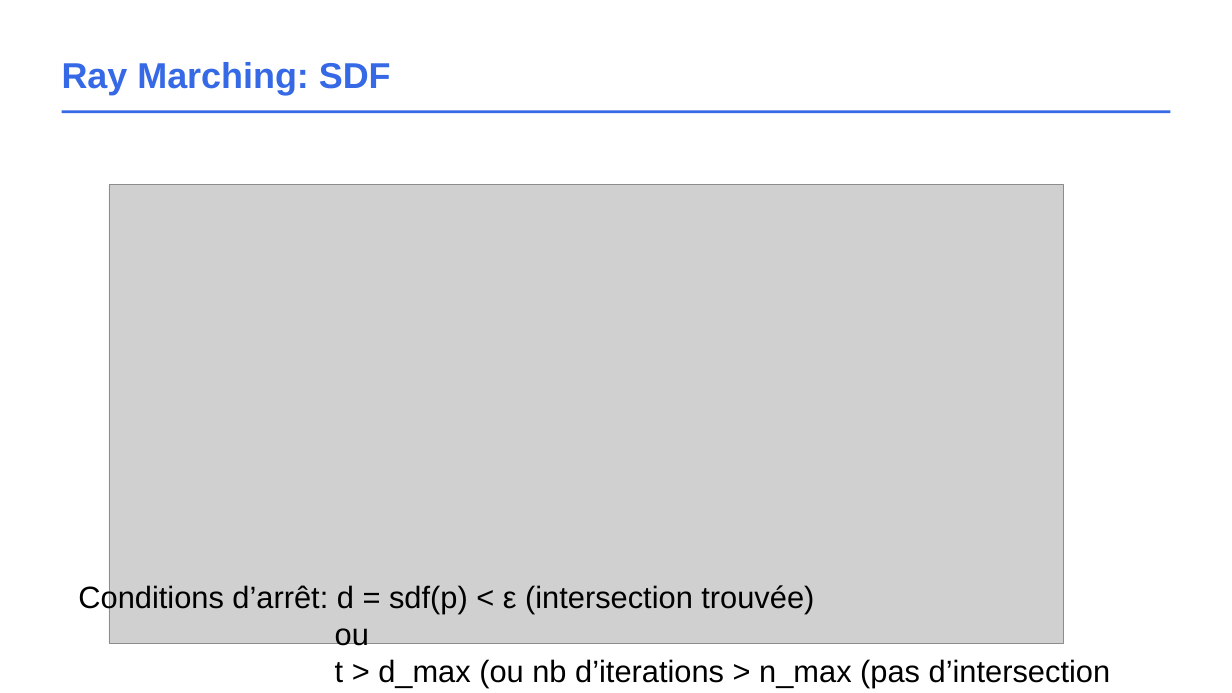
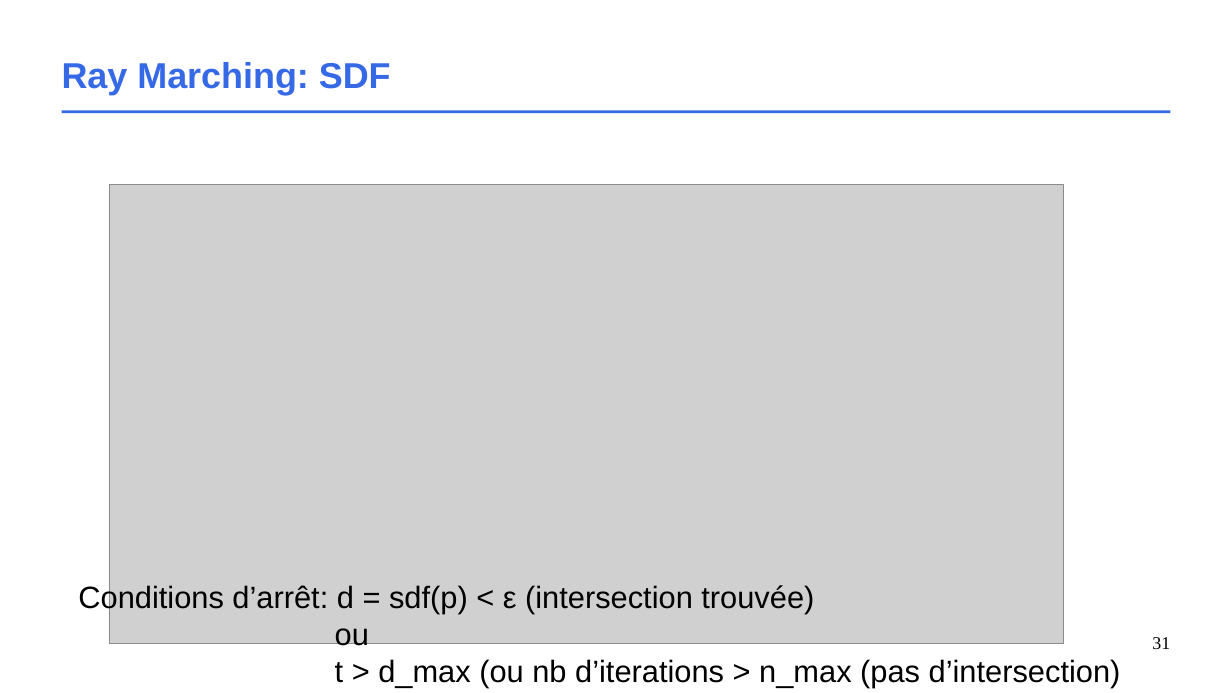
Before and after one commit to schreckc/schreckc.github.io, a slide deck: slide 31 of cours/graphics_ray_marching.odp (slide 30 before the commit). Drawn at 1232x693 pixels with LibreOffice and Linux fonts; fonts in the diff are those of the drawing; grey boxes stand for pictures. Boxes give left, top, right and bottom in pixels: in the first picture for what was removed or moved away, otherwise in the second. Text is boxed around its words. In the diff, an @@ line names an element or a change of style, - is before the commit and + after.

Commit message:
change pres ray marching

```diff
--- a/cours/graphics_ray_marching.odp
+++ b/cours/graphics_ray_marching.odp
@@ text at <box>335,659,1121,687</box>: text changed @@
-t > d_max (ou nb d’iterations > n_max (pas d’intersection
+t > d_max (ou nb d’iterations > n_max (pas d’intersection)
@@ page number added at <box>1152,637,1170,649</box>, 14 pt, text #000000 @@
+31
```
Also in this commit, not shown: 38 other slides changed, 3 slides added.
